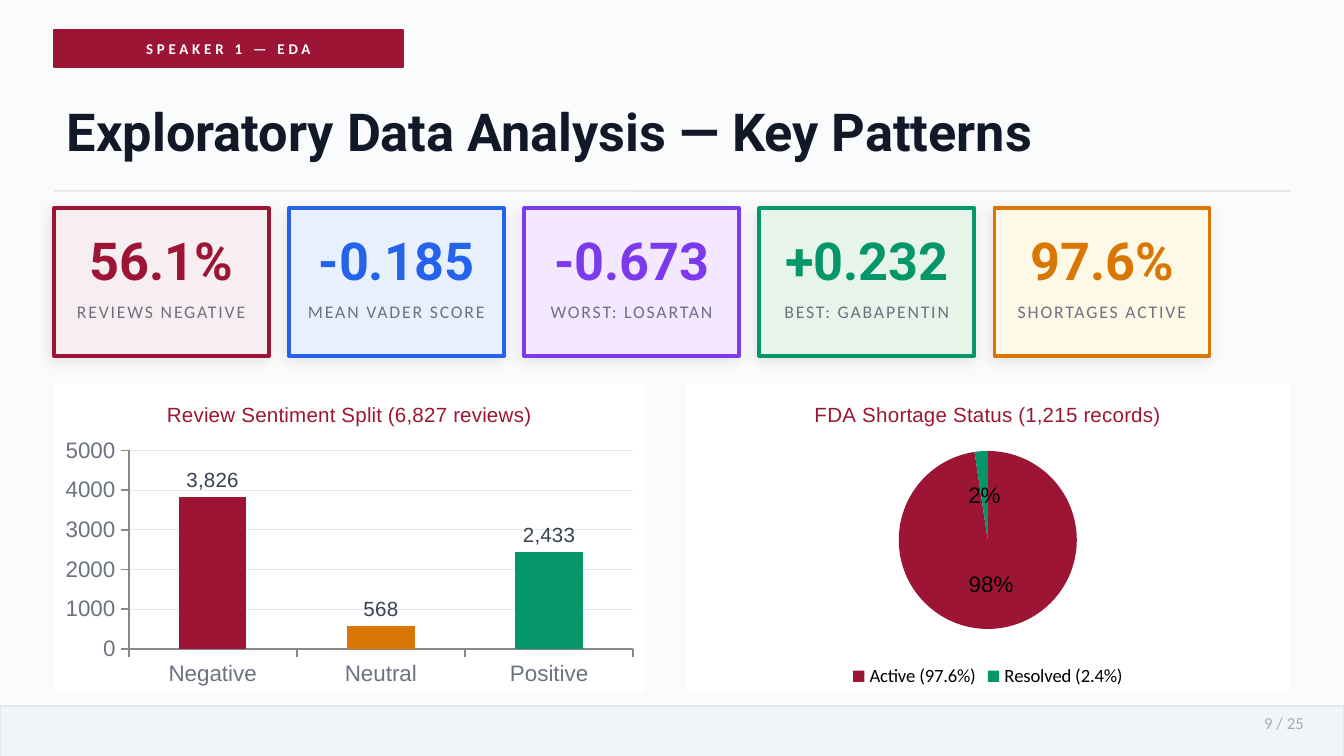
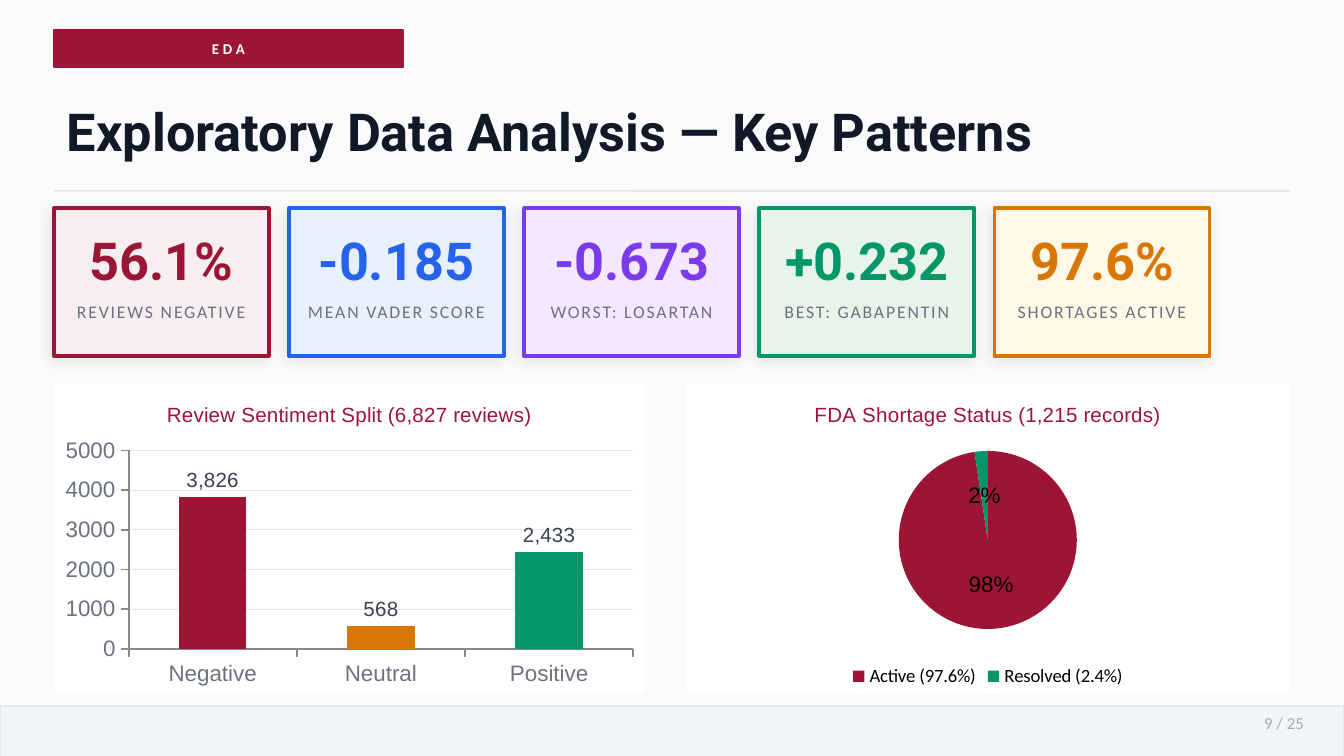
Before and after one commit to Bhawna1201/healthcare-intelligence, a slide deck: slide 9 of healthcare_presentation_notes.pptx. Drawn at 1344x756 pixels with LibreOffice and Linux fonts; fonts in the diff are those of the drawing. Boxes give left, top, right and bottom in pixels: in the first picture for what was removed or moved away, otherwise in the second. Text is boxed around its words. In the diff, an @@ line names an element or a change of style, - is before the commit and + after.

```diff
--- a/healthcare_presentation_notes.pptx
+++ b/healthcare_presentation_notes.pptx
@@ text at (x1=212, y1=44, x2=245, y2=54): text changed @@
-SPEAKER 1 — EDA
+EDA
```
Also in this commit, not shown: 18 other slides changed, 3 other files.
